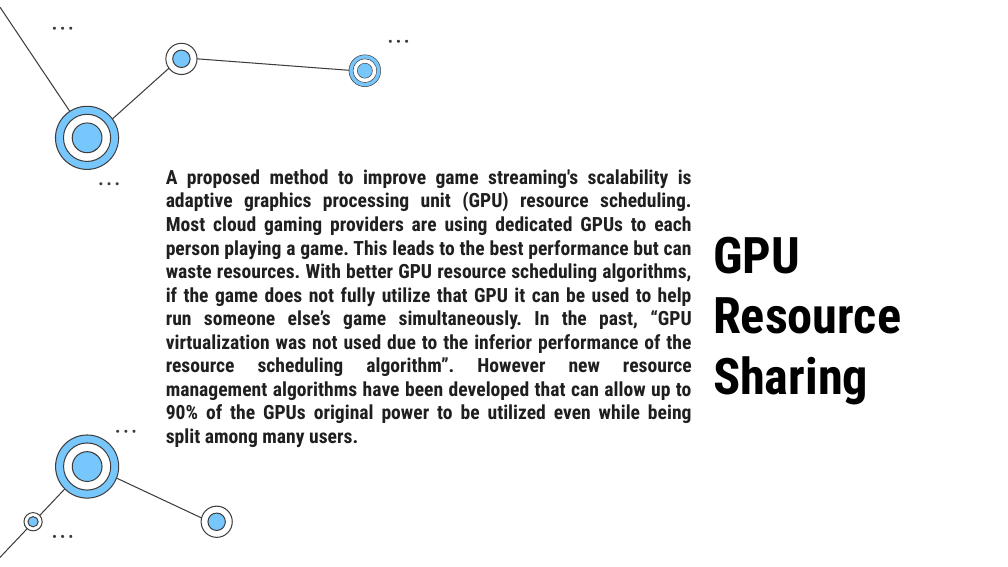
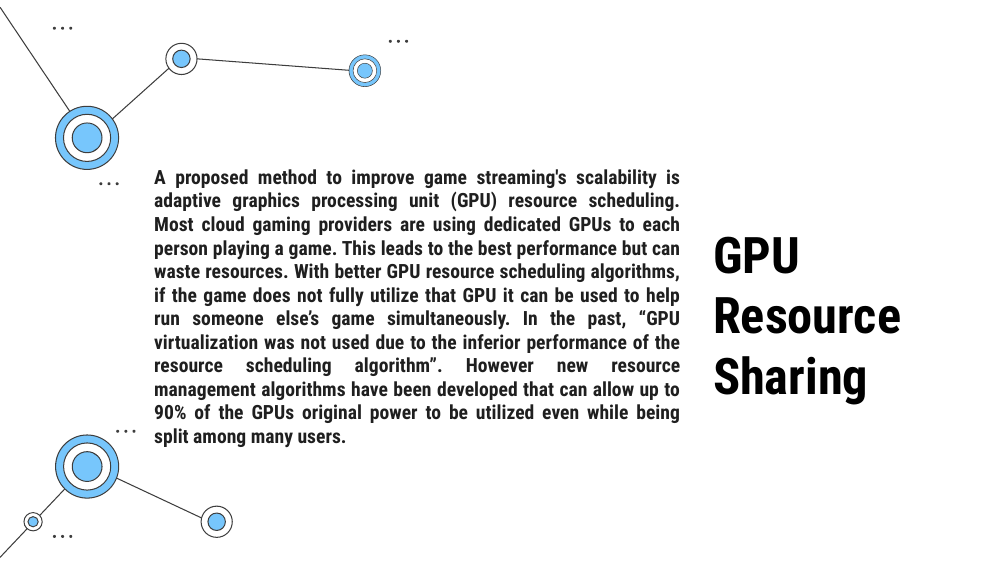
Before and after one commit to SaurabhYadav388/misc_works, a slide deck: slide 14 of Cloud_PPT/Shosau.pptx (slide 13 before the commit). Drawn at 1008x567 pixels with LibreOffice and Linux fonts; fonts in the diff are those of the drawing. Boxes give left, top, right and bottom in pixels: in the first picture for what was removed or moved away, otherwise in the second. Text is boxed around its words. In the diff, an @@ line names an element or a change of style, - is before the commit and + after.

```diff
--- a/Cloud_PPT/Shosau.pptx
+++ b/Cloud_PPT/Shosau.pptx
@@ subtitle "A proposed method to improve ...": place and size @@
-subtitle "A proposed method to improve ..." at (166,169,692,447)
+subtitle "A proposed method to improve ..." at (154,169,681,447)
```
Also in this commit, not shown: 2 other slides changed, 13 slides added, 6 slides removed, 1 other file.
